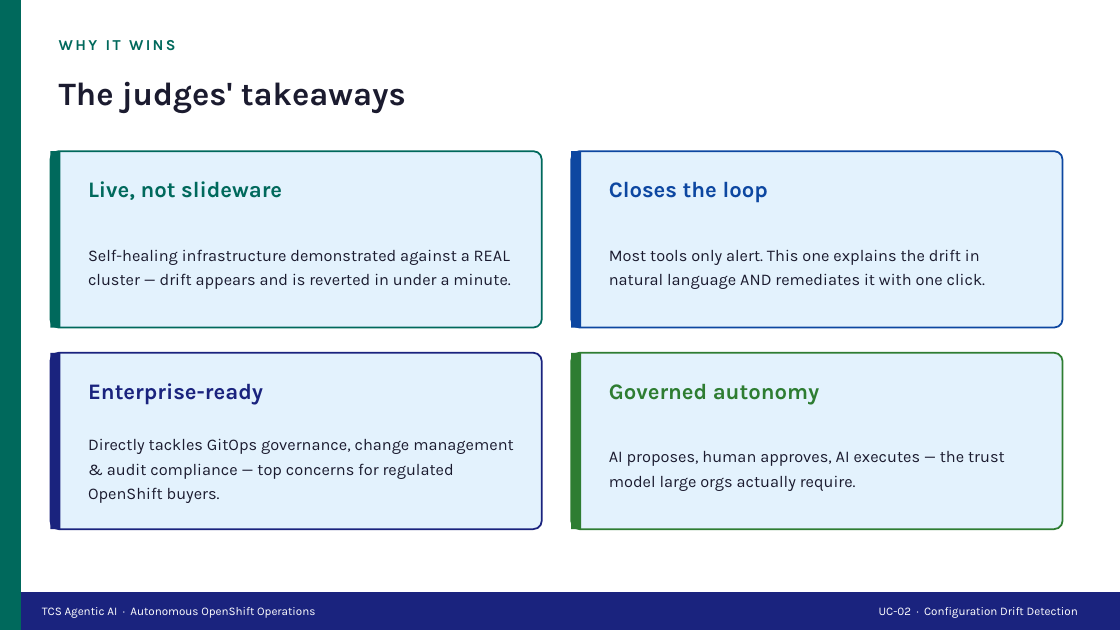
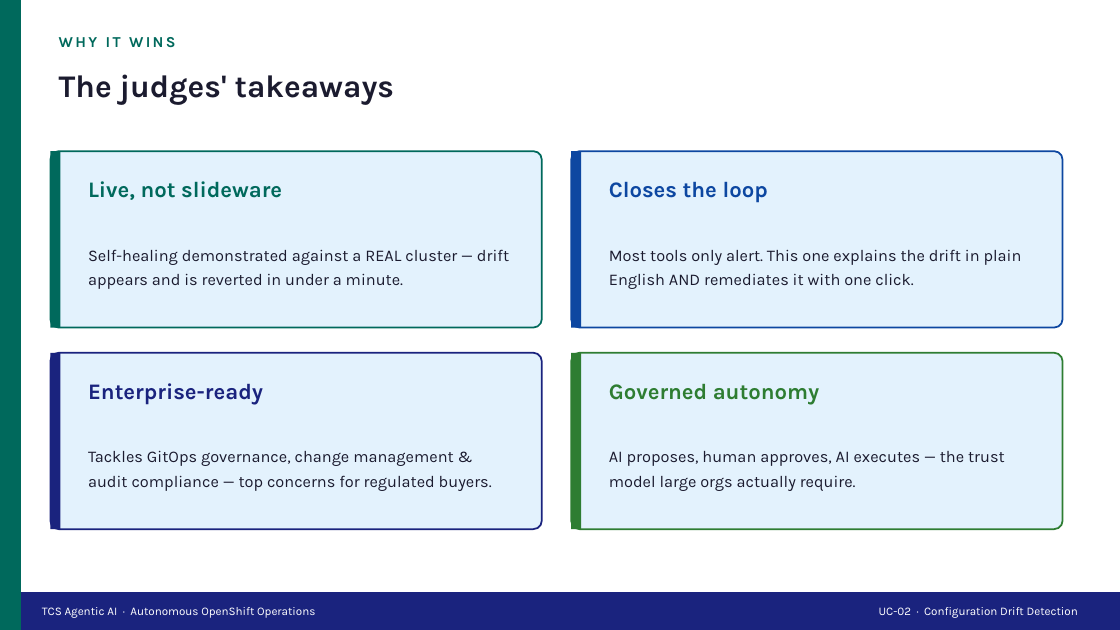
Before and after one commit to cskaruppu/Openshift-mcp-server, a slide deck: slide 8 of TCS_Drift_Detection_UseCase.pptx (slide 7 before the commit). Drawn at 1120x630 pixels with LibreOffice and Linux fonts; fonts in the diff are those of the drawing. Boxes give left, top, right and bottom in pixels: in the first picture for what was removed or moved away, otherwise in the second. Text is boxed around its words. In the diff, an @@ line names an element or a change of style, - is before the commit and + after.

```diff
--- a/TCS_Drift_Detection_UseCase.pptx
+++ b/TCS_Drift_Detection_UseCase.pptx
@@ text "The judges' takeaways" at (59, 74, 394, 105): size 28 to 27 pt @@
@@ text at (88, 249, 509, 289): text changed @@
-Self-healing infrastructure demonstrated against a REAL cluster — drift appears and is reverted in under a minute.
+Self-healing demonstrated against a REAL cluster — drift appears and is reverted in under a minute.
@@ text at (609, 249, 1022, 289): text changed @@
-Most tools only alert. This one explains the drift in natural language AND remediates it with one click.
+Most tools only alert. This one explains the drift in plain English AND remediates it with one click.
@@ text at (88, 451, 492, 491): text changed @@
-Directly tackles GitOps governance, change management & audit compliance — top concerns for regulated OpenShift buyers.
+Tackles GitOps governance, change management & audit compliance — top concerns for regulated buyers.
```
Also in this commit, not shown: 4 other slides changed, 2 slides added, 1 slide removed.
